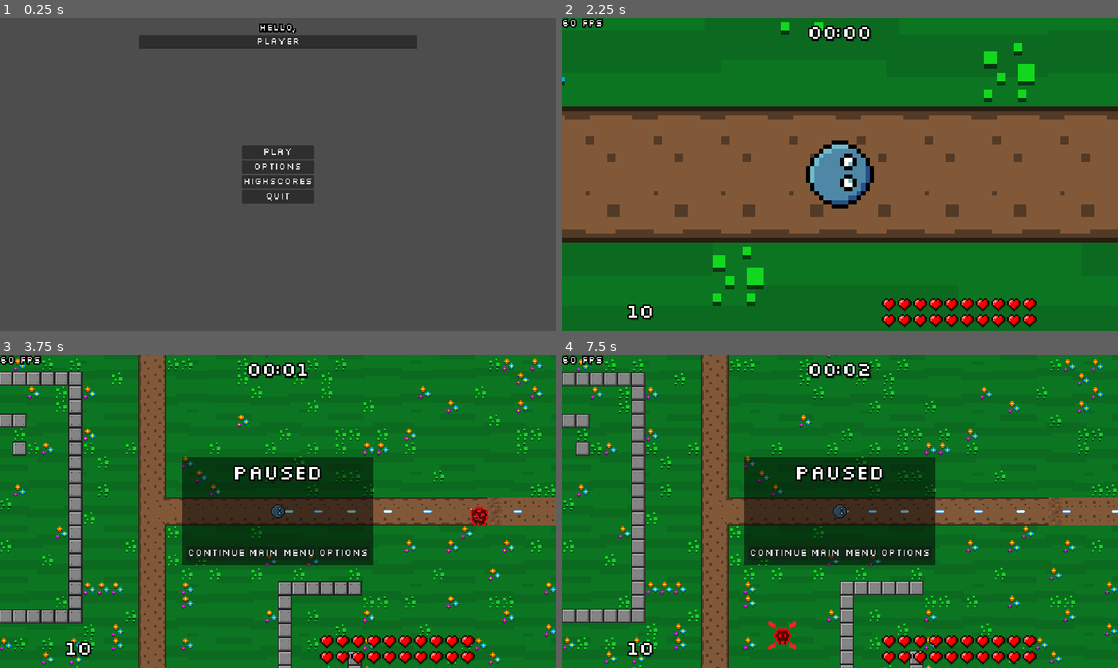
Above: before the commit, frames 1-4 (two rows, left to right).
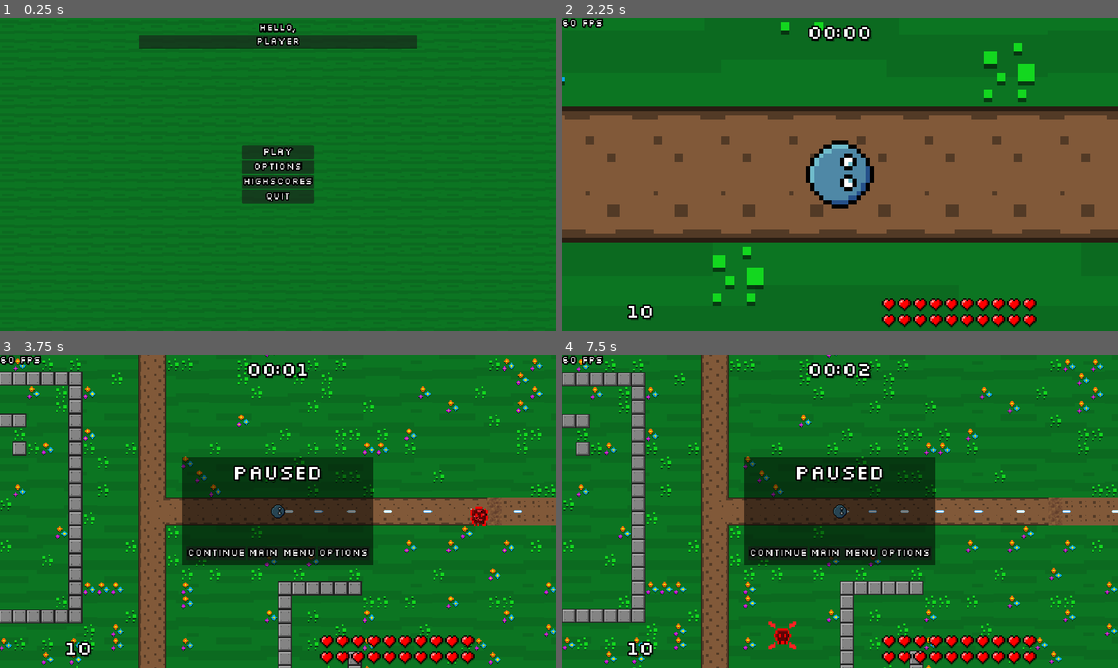
Above: after the commit, the same moments.

Repository: veprogames/top-down-incremental
Game: Godot game, scene res://main_menu/main_menu.tscn
Same seed, same stepped clock (60 frames per second), same inputs: the game is played once before the commit and once after it.
Inputs (mouse positions are in pixels of both pictures, inside the frame that each line leads up to):
- Up to frame 1 (0.25 s): no input
- Up to frame 2 (2.25 s): click "Highscores" at 0.5 s; click "<-" at 1.25 s; click "Play" at 2 s
- Up to frame 3 (3.75 s): move the mouse to (305, 511) at 2.77 s; move the mouse to (250, 511) at 3.52 s; hold Escape (game_back) from 3.53 s (still down)
- Up to frame 4 (7.5 s): release Escape (game_back) at 4.25 s; click "Main Menu" at 4.25 s; click "Play" at 5 s; move the mouse to (851, 505) at 5.77 s; move the mouse to (834, 517) at 6.52 s; move the mouse to (878, 514) at 7.27 s; hold Escape (game_back) from 7.28 s (still down)

The runs differ from the first frame. In frame 1, 100% of the frame differs, in the area x 0-100%, y 0-100%; in frame 2, nothing differs; in frame 3, 0.6%; in frame 4, 0.6%.

Commit message:
theme buttons and line edit

Diff:
--- a/highscore/highscore_menu.tscn
+++ b/highscore/highscore_menu.tscn
@@ -1,12 +1,23 @@
-[gd_scene load_steps=3 format=3 uid="uid://btkmxagvw6xom"]
+[gd_scene load_steps=4 format=3 uid="uid://btkmxagvw6xom"]
 
 [ext_resource type="Script" path="res://highscore/highscore_menu.gd" id="1_prrkh"]
 [ext_resource type="PackedScene" uid="uid://dhqwb1lmxih46" path="res://highscore/ui_highscore_list.tscn" id="1_xhihs"]
+[ext_resource type="Texture2D" uid="uid://rbcfgod2ii5f" path="res://level/tiles/grass.png" id="2_by1cn"]
 
 [node name="HighscoreMenu" type="Node2D"]
 script = ExtResource("1_prrkh")
 
 [node name="CanvasLayer" type="CanvasLayer" parent="."]
+
+[node name="TextureRect" type="TextureRect" parent="CanvasLayer"]
+anchors_preset = 15
+anchor_right = 1.0
+anchor_bottom = 1.0
+grow_horizontal = 2
+grow_vertical = 2
+mouse_filter = 2
+texture = ExtResource("2_by1cn")
+stretch_mode = 1
 
 [node name="ButtonBack" type="Button" parent="CanvasLayer"]
 offset_right = 8.0
--- a/main_menu/main_menu.tscn
+++ b/main_menu/main_menu.tscn
@@ -1,11 +1,22 @@
-[gd_scene load_steps=2 format=3 uid="uid://bd54lb04sfcow"]
+[gd_scene load_steps=3 format=3 uid="uid://bd54lb04sfcow"]
 
 [ext_resource type="Script" path="res://main_menu/main_menu.gd" id="1_d4mu3"]
+[ext_resource type="Texture2D" uid="uid://rbcfgod2ii5f" path="res://level/tiles/grass.png" id="2_ytbdu"]
 
 [node name="MainMenu" type="Node2D"]
 script = ExtResource("1_d4mu3")
 
 [node name="CanvasLayer" type="CanvasLayer" parent="."]
+
+[node name="TextureRect" type="TextureRect" parent="CanvasLayer"]
+anchors_preset = 15
+anchor_right = 1.0
+anchor_bottom = 1.0
+grow_horizontal = 2
+grow_vertical = 2
+mouse_filter = 2
+texture = ExtResource("2_ytbdu")
+stretch_mode = 1
 
 [node name="VBoxContainer" type="VBoxContainer" parent="CanvasLayer"]
 anchors_preset = 8
--- a/ui_theme.tres
+++ b/ui_theme.tres
@@ -8,6 +8,7 @@
 [resource]
 default_font = ExtResource("1_us77q")
 default_font_size = 36
+Button/constants/outline_size = 16
 HFlowContainer/constants/h_separation = 16
 HFlowContainer/constants/v_separation = 8
 Label/colors/font_shadow_color = Color(0, 0, 0, 0.25098)
@@ -20,6 +21,7 @@
 LabelLarge/constants/shadow_offset_x = 6
 LabelLarge/constants/shadow_offset_y = 6
 LabelLarge/font_sizes/font_size = 72
+LineEdit/constants/outline_size = 16
 MarginContainer/constants/margin_bottom = 16
 MarginContainer/constants/margin_left = 16
 MarginContainer/constants/margin_right = 16
